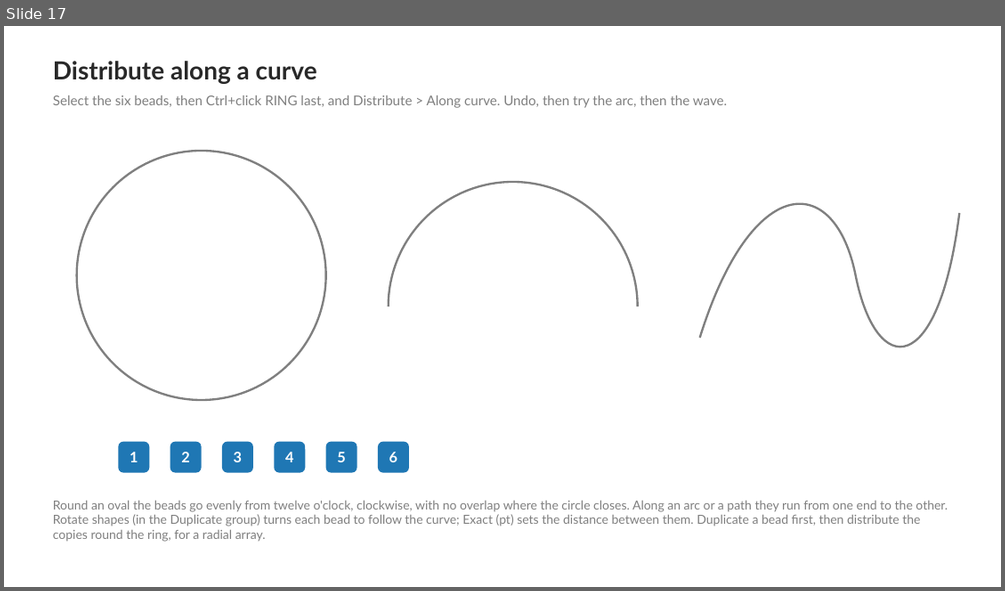
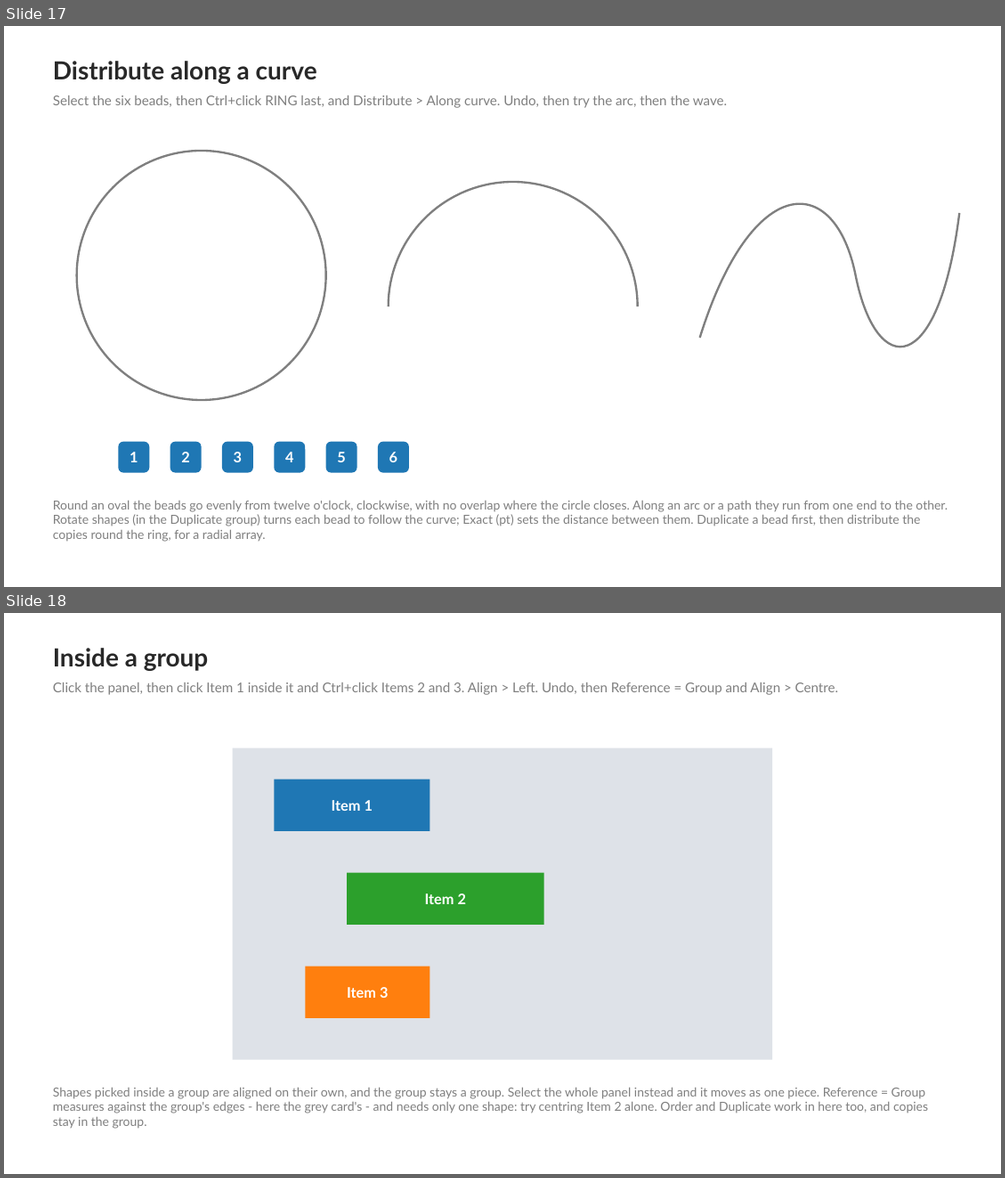
Before and after one commit to MrR1974/AlignPro, a slide deck: sample/AlignPro-Sample.pptx. Shown one above the other, each under a label of ours: slide 17 before the commit, slides 17 and 18 after it. The pictures are 1005x591 and 1005x1178 pixels, drawn with LibreOffice and Linux fonts; fonts in the diff are those of the drawing. Boxes give left, top, right and bottom in pixels: in the first picture for what was removed or moved away, otherwise in the second. Text is boxed around its words. In the diff, an @@ line names an element or a change of style, - is before the commit and + after.

```diff
--- a/sample/AlignPro-Sample.pptx
+++ b/sample/AlignPro-Sample.pptx
@@ slide 18 added at box(4, 613, 1001, 1174), background #FFFFFF @@
@@ text added at box(53, 648, 209, 671), 24 pt, text #282828, bold @@
+Inside a group
@@ text added at box(53, 682, 838, 695), 13 pt, text #7F7F7F @@
+Click the panel, then click Item 1 inside it and Ctrl+click Items 2 and 3. Align > Left. Undo, then Reference = Group and Align > Centre.
@@ group added at box(233, 748, 773, 1060): 4 rectangles @@
+Item 1
+Item 2
+Item 3
@@ text added at box(53, 1087, 928, 1128), 12 pt, text #7F7F7F @@
+Shapes picked inside a group are aligned on their own, and the group stays a group. Select the whole panel instead and it moves as one piece. Reference = Group measures against the group's edges - here the grey card's - and needs only one shape: try centring Item 2 alone. Order and Duplicate work in here too, and copies stay in the group.
```
Also in this commit, not shown: 1 other slide added, 28 other files.
